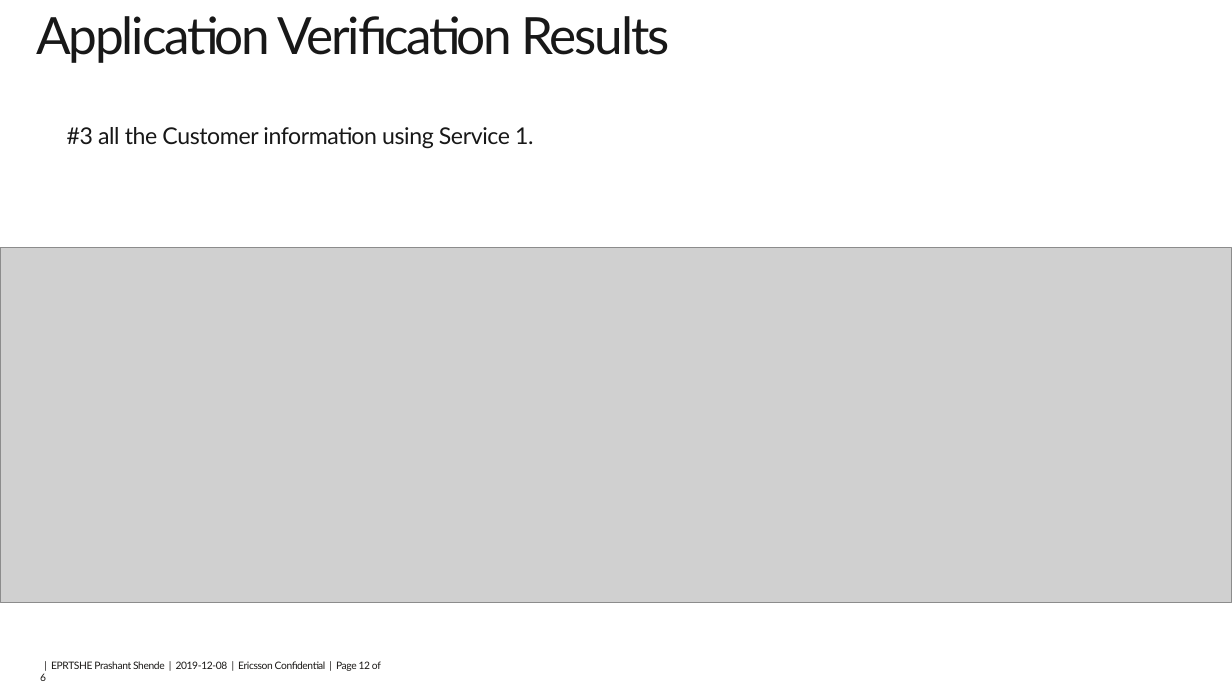
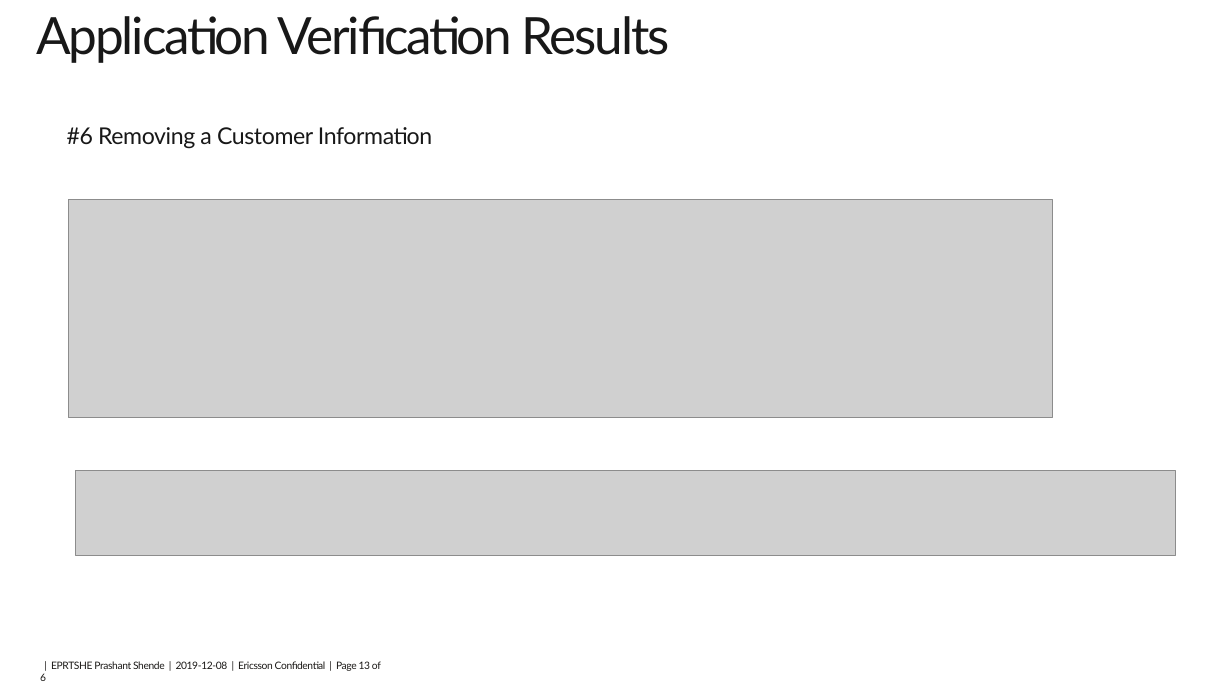
Before and after one commit to Subzzy/subhayuRepository, a slide deck: slide 13 of BC_1.pptx (slide 12 before the commit). Drawn at 1232x693 pixels with LibreOffice and Linux fonts; fonts in the diff are those of the drawing; grey boxes stand for pictures; background and template pictures are left out. Boxes give left, top, right and bottom in pixels: in the first picture for what was removed or moved away, otherwise in the second. Text is boxed around its words. In the diff, an @@ line names an element or a change of style, - is before the commit and + after.

```diff
--- a/BC_1.pptx
+++ b/BC_1.pptx
@@ text at (67, 127, 432, 149): text changed @@
-#3 all the Customer information using Service 1.
+#6 Removing a Customer Information
@@ picture added at (68, 200, 1053, 418) @@
@@ picture removed at (0, 248, 1232, 603) @@
@@ picture added at (76, 470, 1176, 556) @@
```
Also in this commit, not shown: 4 other slides changed, 1 slide added.
